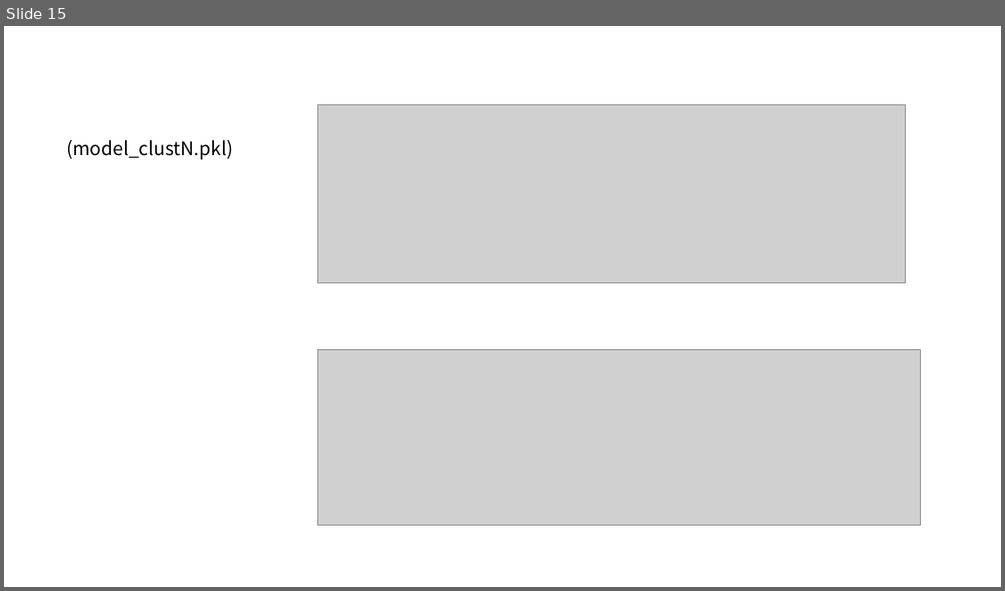
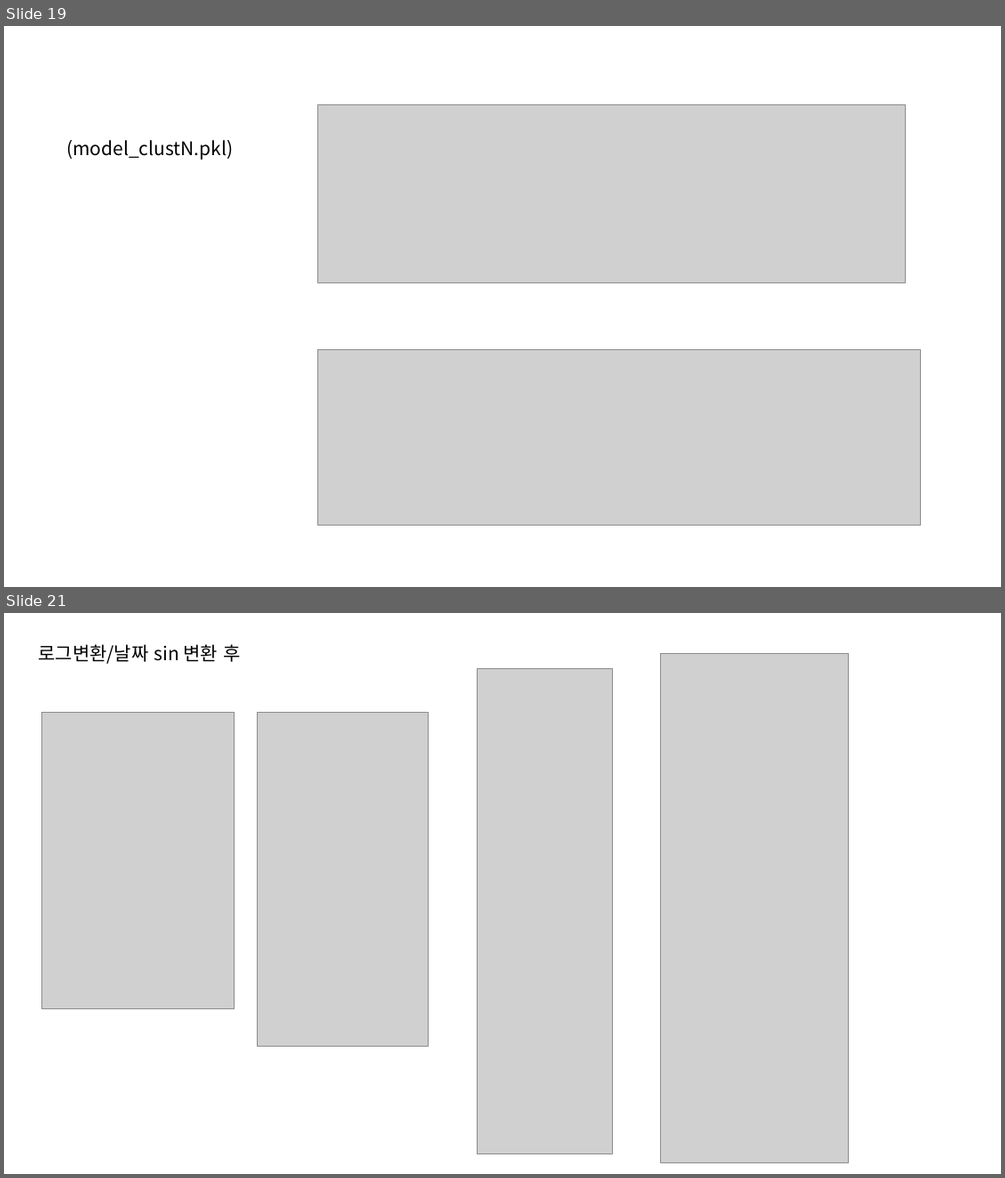
Before and after one commit to 2023dacon/Power-usage-Prediction, a slide deck: 파일/대회.pptx. Shown one above the other, each under a label of ours: slide 15 before the commit, slides 19 and 21 after it; the slides between them are not shown. The pictures are 1005x591 and 1005x1178 pixels, drawn with LibreOffice and Linux fonts; fonts in the diff are those of the drawing; grey boxes stand for pictures. Boxes give left, top, right and bottom in pixels: in the first picture for what was removed or moved away, otherwise in the second. Text is boxed around its words. In the diff, an @@ line names an element or a change of style, - is before the commit and + after.

```diff
--- a/파일/대회.pptx
+++ b/파일/대회.pptx
@@ slide 21 added at (4, 613, 1001, 1174), background #FFFFFF @@
@@ text added at (38, 644, 240, 664), 18 pt, text #000000 @@
+로그변환/날짜 sin 변환 후
@@ picture added at (661, 653, 849, 1163) @@
@@ picture added at (477, 668, 613, 1153) @@
@@ picture added at (42, 713, 234, 1008) @@
@@ picture added at (257, 713, 429, 1046) @@
@@ what was slide 15 is now slide 19 @@
```
Also in this commit, not shown: 6 slides changed, 8 other slides added, 2 slides removed, 1 other file.
